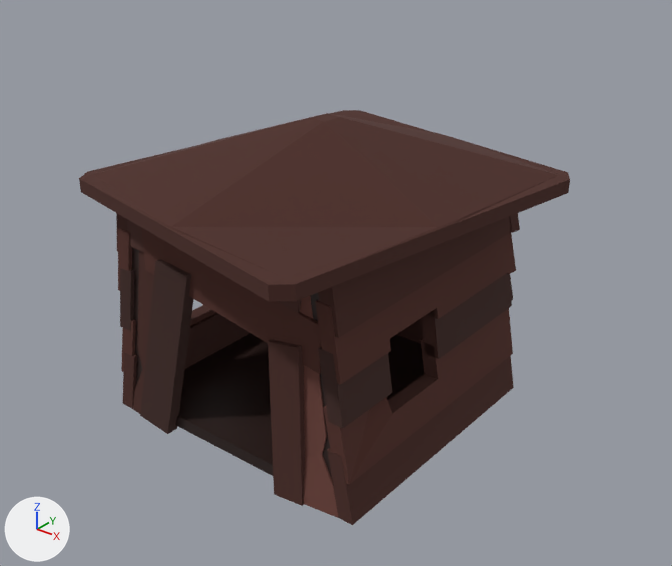
A saved change to the Blender file game-jam-vt/models/treehouse.blend.
Camera for both pictures: a camera (50 mm lens) standing at (7.88, -9.48, 7.77) and looking at (0.41, -0.13, 1.97). Every picture has the same lights, and +X, +Y and +Z are marked at lower left. The older version comes first.

The first picture shows 'Cube.001-col', 'Cube.002-col', 'Cube.003-col', 'Cube.004-col', 'Cube.006-col', 'Cube.007-col', 'Cube.008-col', 'Cube.009-col', 'Cube.010-col', 'Cube.012-col', 'Cube.022-col', 'Cube.024-col' and 1 more.
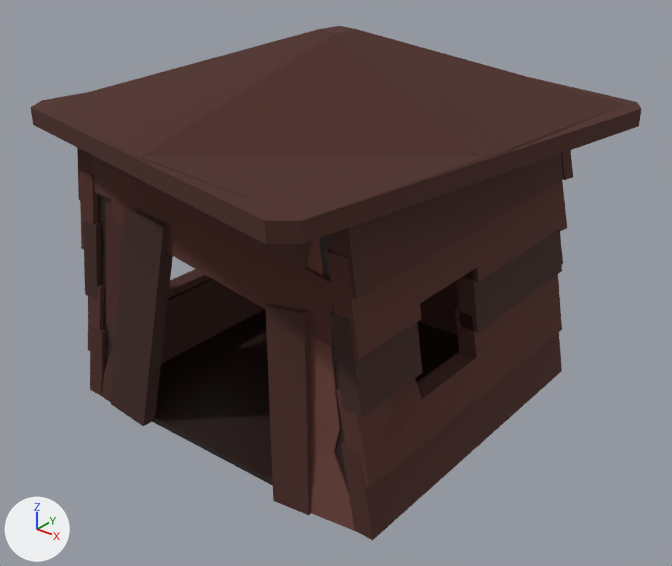
Boxes (x1, y1, x2, y2) around the edits, measured in the pictures (672 x 566 px):
'Cube.010-col', moved, rescaled (24% wider, 14% taller)
    before: (79, 110, 570, 301)
    after: (31, 26, 641, 244)
'Cube.009-col', moved, rescaled (19% wider, 25% taller)
    before: (315, 216, 514, 525)
    after: (327, 154, 563, 540)
'Cube.001-col', moved, rescaled (25% wider, 24% taller)
    before: (141, 227, 322, 374)
    after: (107, 164, 334, 347)
'Cube.024-col', moved, rescaled (23% wider, 24% taller)
    before: (176, 333, 425, 476)
    after: (152, 309, 459, 486)
'Cube.002-col', moved, rescaled (15% wider, 25% taller)
    before: (140, 259, 194, 434)
    after: (111, 207, 173, 426)
'Cube.012-col', moved, rescaled
    before: (116, 213, 250, 409)
    after: (77, 148, 264, 396)
'Cube.003-col', moved, rescaled (24% wider, 26% taller)
    before: (268, 339, 305, 506)
    after: (266, 304, 312, 515)
'Cube.004-col', moved, rescaled (26% wider, 32% taller)
    before: (300, 296, 338, 518)
    after: (307, 238, 355, 531)
'Cube.007-col', moved, rescaled
    before: (133, 250, 154, 414)
    after: (102, 197, 123, 402)
'Cube.022-col', moved, rescaled (mostly hidden)
    before: (396, 213, 520, 344)
    after: (418, 150, 573, 335)
'Cube.006-col', moved, rescaled (26% wider, 21% taller)
    before: (127, 219, 302, 313)
    after: (90, 154, 310, 268)
'Cube.008-col', moved, rescaled (33% wider, 24% taller)
    before: (132, 248, 143, 388)
    after: (98, 194, 113, 368)

The change, as a list of edits to the scene's bpy script:
```text
Change ob_cube_001_col:
    ob_cube_001_col.location: (-0.31, -1.98, 2.55) -> (-0.38, -2.17, 3.28)
    ob_cube_001_col.scale: (1.0, 0.1, 0.332) -> (1.22, 0.121, 0.403)
Change ob_cube_002_col:
    ob_cube_002_col.location: (-0.96, -2.08, 1.67) -> (-1.18, -2.28, 2.22)
    ob_cube_002_col.scale: (0.904, 0.0904, 0.3) -> (1.1, 0.11, 0.364)
Change ob_cube_003_col:
    ob_cube_003_col.location: (1.2, -2.08, 1.34) -> (1.45, -2.28, 1.81)
    ob_cube_003_col.scale: (0.755, 0.0755, 0.251) -> (0.918, 0.0918, 0.304)
Change ob_cube_004_col:
    ob_cube_004_col.location: (1.66, -1.98, 1.45) -> (2.01, -2.17, 1.95)
    ob_cube_004_col.scale: (0.36, 0.0601, 2.0) -> (0.438, 0.073, 2.42)
Change ob_cube_006_col:
    ob_cube_006_col.location: (0.38, -1.98, 2.95) -> (0.45, -2.17, 3.77)
    ob_cube_006_col.scale: (-1.0, 0.0981, 0.332) -> (-1.22, 0.119, 0.403)
Change ob_cube_007_col:
    ob_cube_007_col.location: (-1.59, -1.98, 1.45) -> (-1.95, -2.17, 1.95)
    ob_cube_007_col.scale: (-0.36, 0.0601, 2.0) -> (-0.438, 0.073, 2.42)
Change ob_cube_008_col:
    ob_cube_008_col.location: (-1.73, -1.94, 0.37) -> (-2.12, -2.12, 0.64)
    ob_cube_008_col.scale: (-0.194, 0.115, 0.194) -> (-0.236, 0.14, 0.236)
Change ob_cube_009_col:
    ob_cube_009_col.location: (1.93, -0.03, 1.69) -> (2.33, 0.19, 2.25)
    ob_cube_009_col.scale: (0.112, 1.01, 0.339) -> (0.136, 1.23, 0.412)
Change ob_cube_022_col:
    ob_cube_022_col.location: (0.06, 2.04, 1.74) -> (0.06, 2.72, 2.31)
    ob_cube_022_col.scale: (-0.102, 1.04, 0.354) -> (-0.124, 1.26, 0.43)
Change ob_cube_024_col:
    ob_cube_024_col.location: (0.0, 0.0, 0.0) -> (0.03, 0.24, 0.0)
    ob_cube_024_col.scale: (1.97, 2.02, 0.0931) -> (2.52, 2.45, 0.0506)
Change ob_cube_010_col:
    ob_cube_010_col.location: (0.09, -0.34, 3.4) -> (0.1, -0.18, 4.32)
    ob_cube_010_col.scale: (1.86, 2.19, 0.109) -> (2.26, 2.66, 0.133)
Change ob_cube_012_col:
    ob_cube_012_col.location: (-1.87, -0.03, 1.69) -> (-2.28, 0.19, 2.25)
    ob_cube_012_col.scale: (-0.112, 1.01, 0.339) -> (-0.136, 1.23, 0.412)
```
